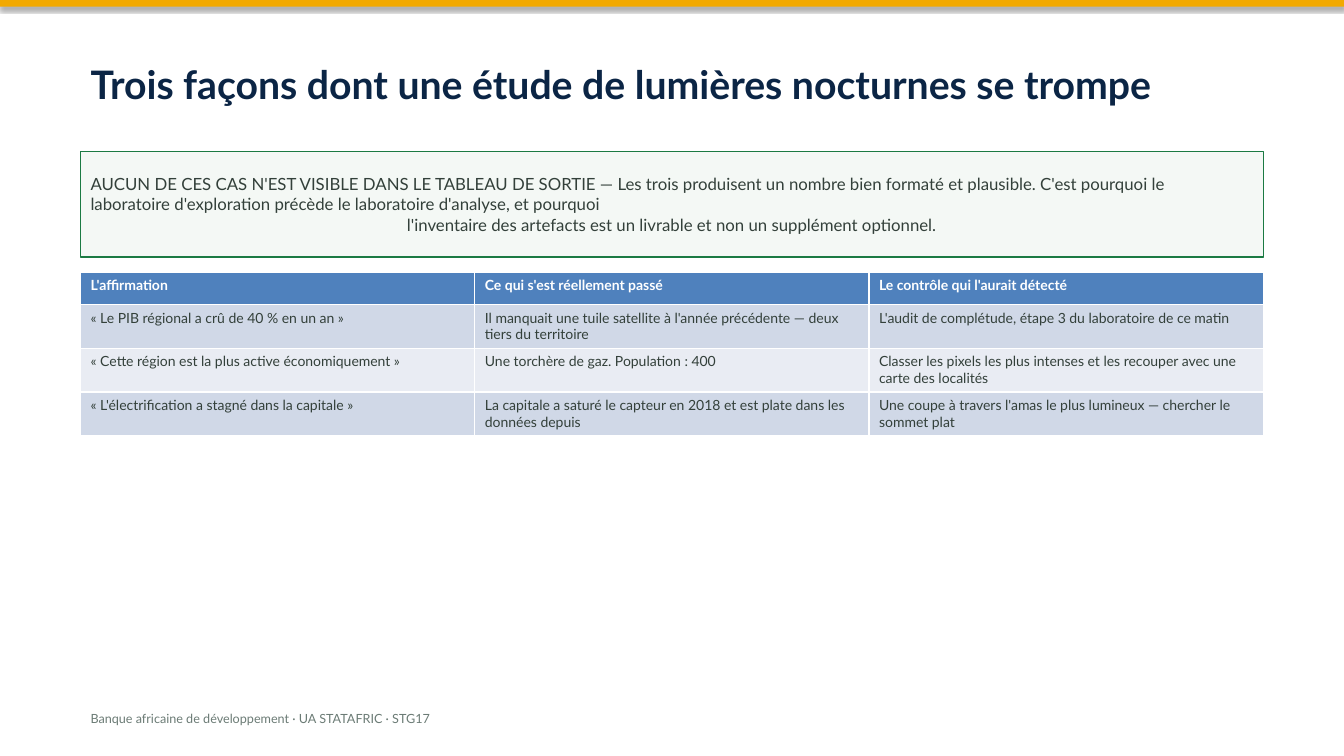
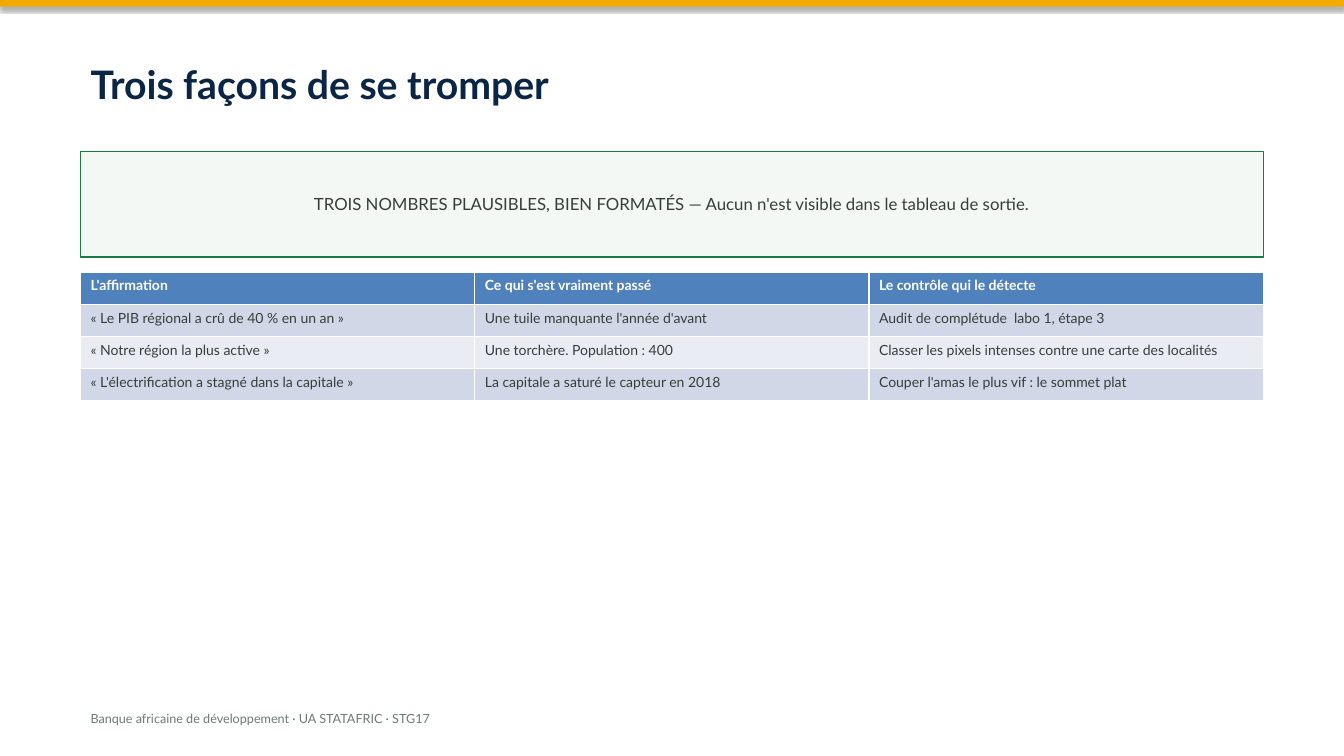
Before and after one commit to datainnov4africa-web/stg17-workshop, a slide deck: slide 16 of docs/slides/pptx/08-ntl-what-darkness-tells-us-fr.pptx (slide 13 before the commit). Drawn at 1344x756 pixels with LibreOffice and Linux fonts; fonts in the diff are those of the drawing. Boxes give left, top, right and bottom in pixels: in the first picture for what was removed or moved away, otherwise in the second. Text is boxed around its words. In the diff, an @@ line names an element or a change of style, - is before the commit and + after.

```diff
--- a/docs/slides/pptx/08-ntl-what-darkness-tells-us-fr.pptx
+++ b/docs/slides/pptx/08-ntl-what-darkness-tells-us-fr.pptx
@@ text at box(91, 70, 549, 106): text changed @@
-Trois façons dont une étude de lumières nocturnes se trompe
+Trois façons de se tromper
@@ text in rectangle at box(314, 196, 1029, 212): text changed @@
-AUCUN DE CES CAS N'EST VISIBLE DANS LE TABLEAU DE SORTIE — Les trois produisent un nombre bien formaté et plausible. C'est pourquoi le
-laboratoire d'exploration précède le laboratoire d'analyse, et pourquoi
-l'inventaire des artefacts est un livrable et non un supplément optionnel.
+TROIS NOMBRES PLAUSIBLES, BIEN FORMATÉS — Aucun n'est visible dans le tableau de sortie.
@@ table at box(81, 272, 1263, 401) @@
-row 1, column 2: Ce qui s'est réellement passé
+row 1, column 2: Ce qui s'est vraiment passé
-row 1, column 3: Le contrôle qui l'aurait détecté
+row 1, column 3: Le contrôle qui le détecte
-row 2, column 2: Il manquait une tuile satellite à l'année précédente — deux tiers du territoire
+row 2, column 2: Une tuile manquante l'année d'avant
-row 2, column 3: L'audit de complétude, étape 3 du laboratoire de ce matin
+row 2, column 3: Audit de complétude labo 1, étape 3
-row 3: « Cette région est la plus active économiquement » | Une torchère de gaz. Population : 400 | Classer les pixels les plus intenses et les recouper avec une carte des localités
+row 3: « Notre région la plus active » | Une torchère. Population : 400 | Classer les pixels intenses contre une carte des localités
-row 4, column 2: La capitale a saturé le capteur en 2018 et est plate dans les données depuis
+row 4, column 2: La capitale a saturé le capteur en 2018
-row 4, column 3: Une coupe à travers l'amas le plus lumineux — chercher le sommet plat
+row 4, column 3: Couper l'amas le plus vif : le sommet plat
```
Also in this commit, not shown: 11 other slides changed, 3 slides added, 11 other files.
